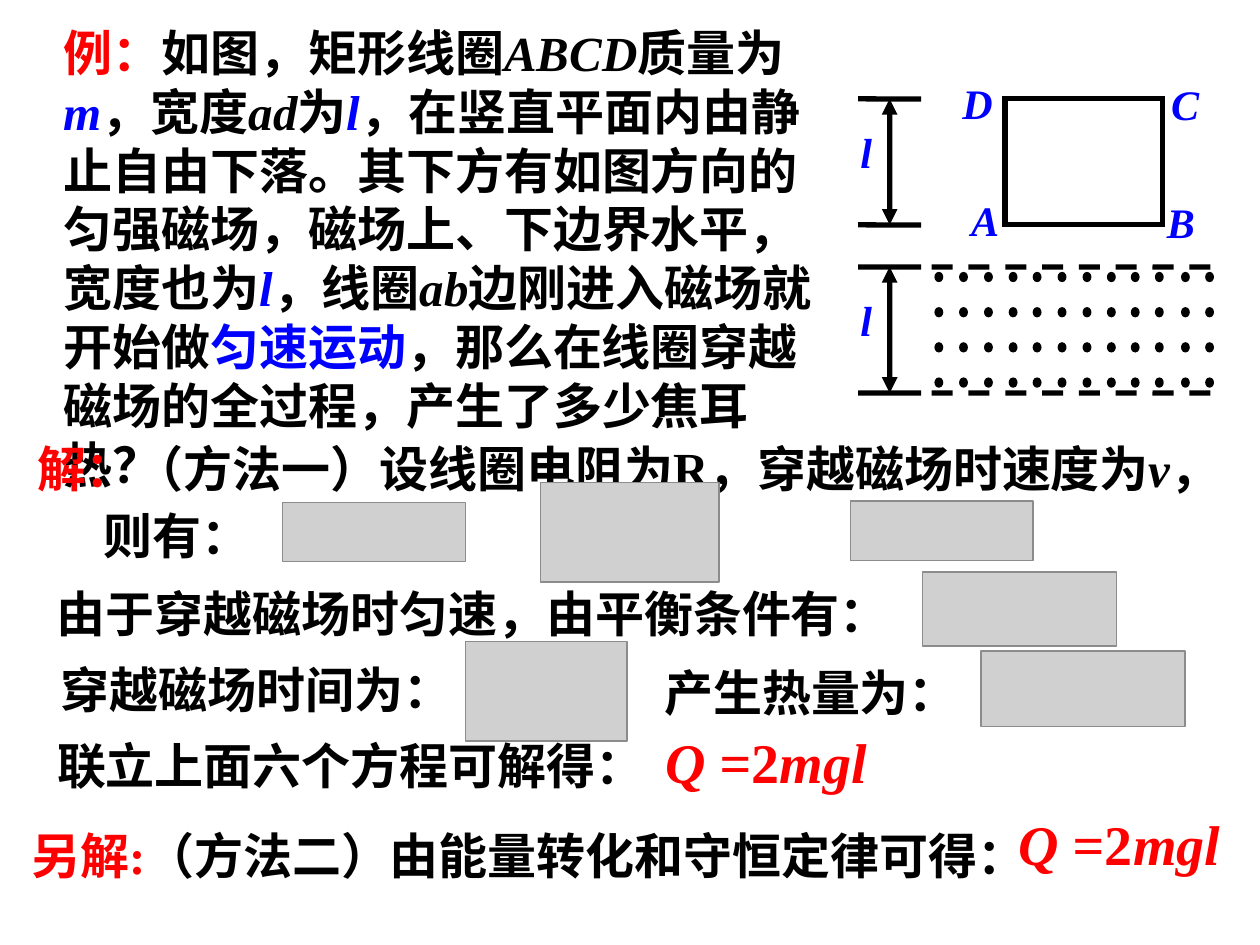
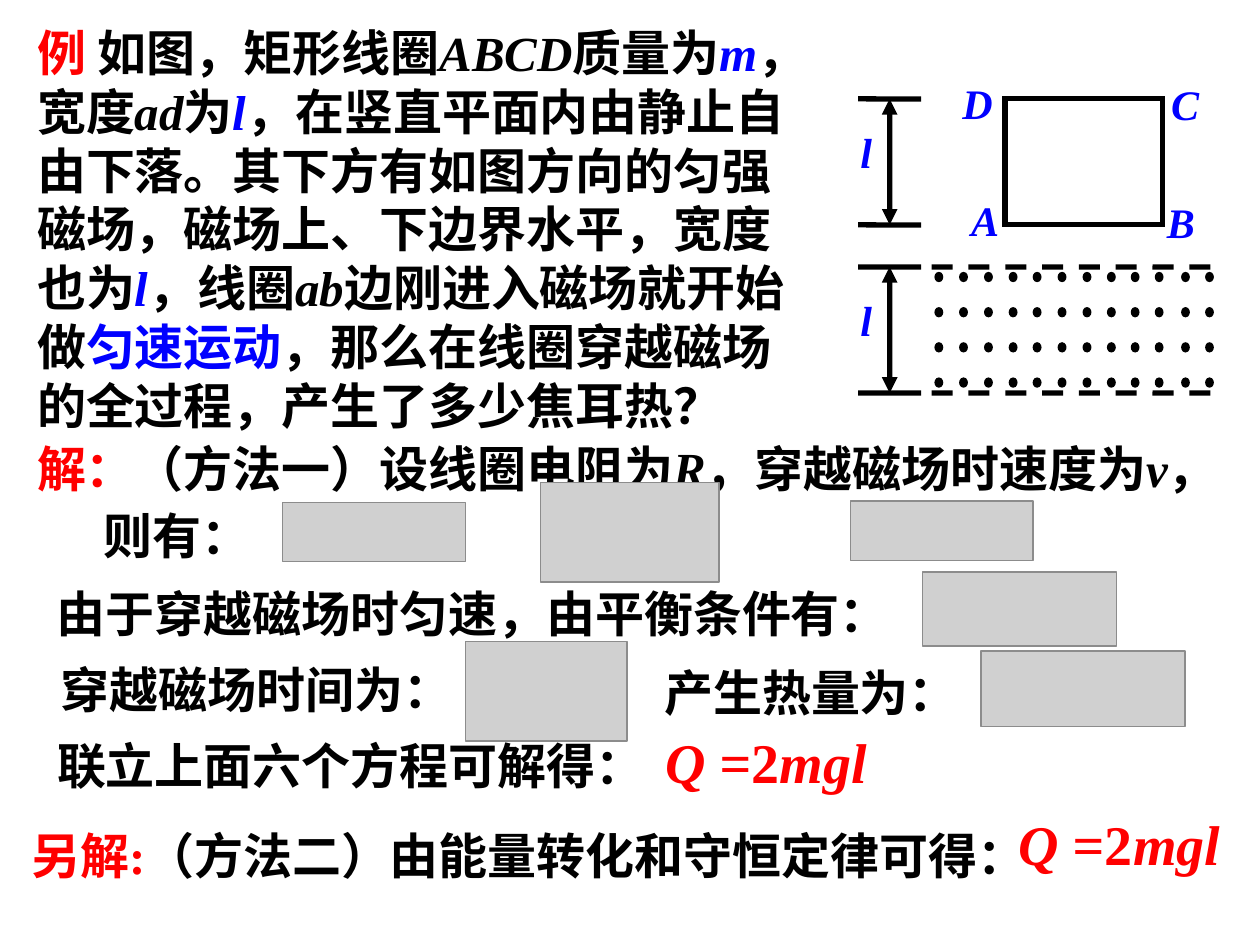
Before and after one commit to saddestboy/wuli2, a slide deck: slide 32 of 4.5A电磁感应问题的综合应用/习题课 电磁感应规律的综合应用.ppt (slide 35 before the commit). Drawn at 1260x945 pixels with LibreOffice and Linux fonts; fonts in the diff are those of the drawing; grey boxes stand for pictures. Boxes give left, top, right and bottom in pixels: in the first picture for what was removed or moved away, otherwise in the second. Text is boxed around its words. In the diff, an @@ line names an element or a change of style, - is before the commit and + after.

```diff
--- a/4.5A电磁感应问题的综合应用/习题课 电磁感应规律的综合应用.ppt
+++ b/4.5A电磁感应问题的综合应用/习题课 电磁感应规律的综合应用.ppt
@@ text at (37,29,807,431): text changed @@
-例：如图，矩形线圈ABCD质量为m，宽度ad为l，在竖直平面内由静止自由下落。其下方有如图方向的匀强磁场，磁场上、下边界水平，宽度也为l，线圈ab边刚进入磁场就开始做匀速运动，那么在线圈穿越磁场的全过程，产生了多少焦耳热？
+例 如图，矩形线圈ABCD质量为m，宽度ad为l，在竖直平面内由静止自由下落。其下方有如图方向的匀强磁场，磁场上、下边界水平，宽度也为l，线圈ab边刚进入磁场就开始做匀速运动，那么在线圈穿越磁场的全过程，产生了多少焦耳热？
@@ text at (37,445,1217,499): italic on in "解：（方法一）设线圈电阻为R，穿越磁场时速度为v，" @@
```
Also in this commit, not shown: 17 other slides changed, 6 slides added, 9 slides removed.
